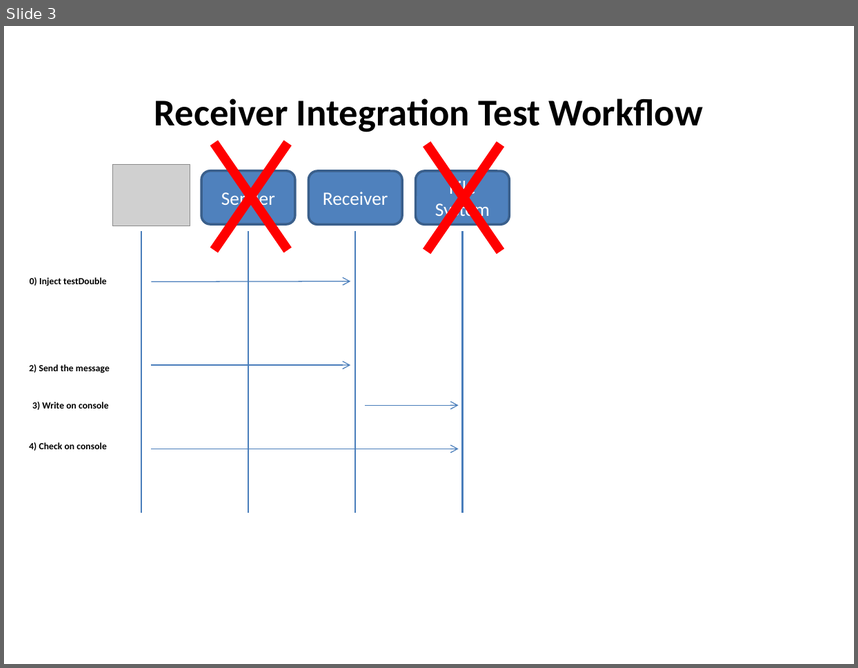
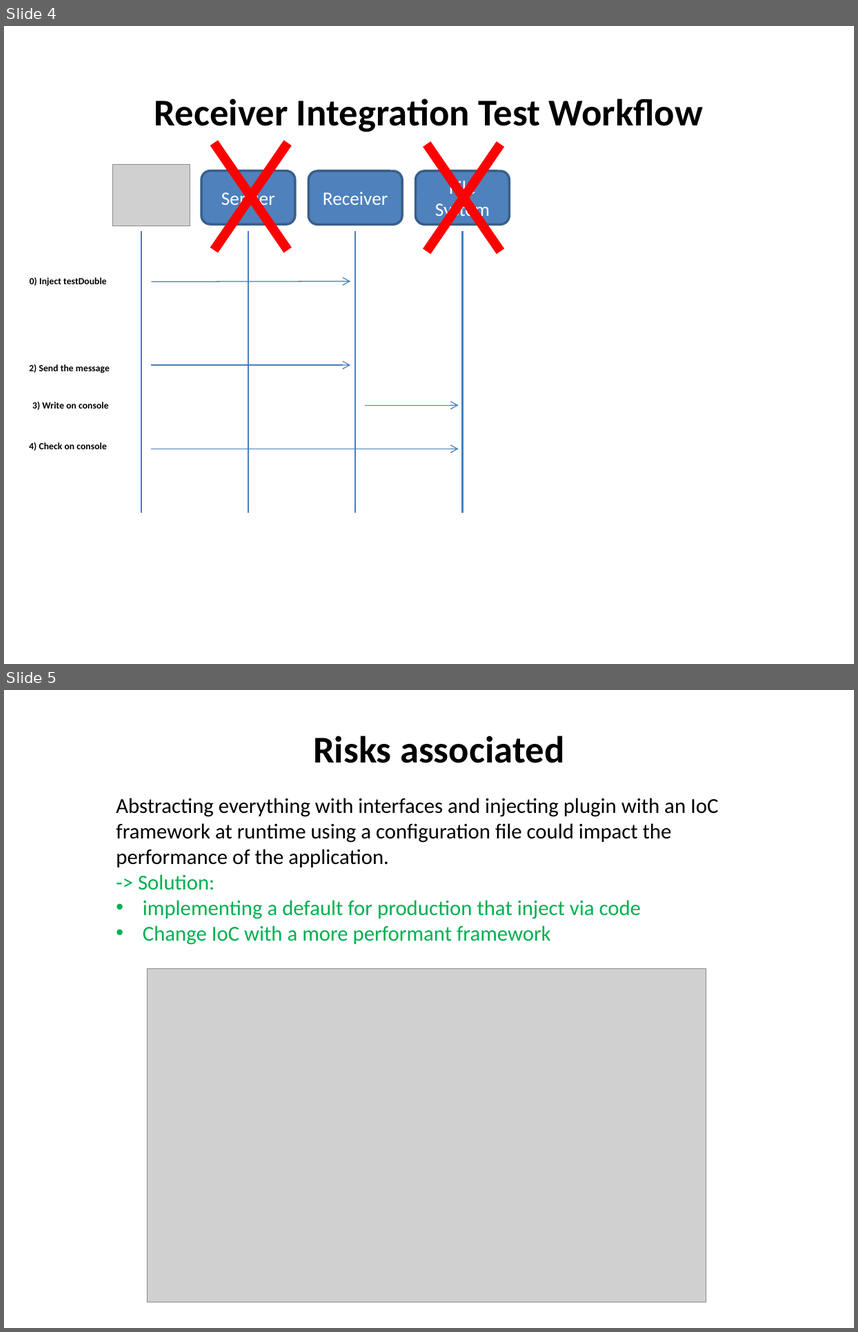
Before and after one commit to giorgifabio/NinjectRuntimeInjection, a slide deck: Doc/AppInfo.pptx. Shown one above the other, each under a label of ours: slide 3 before the commit, slides 4 and 5 after it. The pictures are 858x668 and 858x1332 pixels, drawn with LibreOffice and Linux fonts; fonts in the diff are those of the drawing; grey boxes stand for pictures. Boxes give left, top, right and bottom in pixels: in the first picture for what was removed or moved away, otherwise in the second. Text is boxed around its words. In the diff, an @@ line names an element or a change of style, - is before the commit and + after.

```diff
--- a/Doc/AppInfo.pptx
+++ b/Doc/AppInfo.pptx
@@ slide 5 added at box(4, 690, 854, 1328), background #FFFFFF @@
@@ text added at box(313, 736, 564, 763), 32 pt, text #000000, bold @@
+Risks associated
@@ text added at box(116, 798, 718, 945), 18 pt, text #000000 @@
+Abstracting everything with interfaces and injecting plugin with an IoC framework at runtime using a configuration file could impact the performance of the application.
+-> Solution:
+• implementing a default for production that inject via code
+• Change IoC with a more performant framework
@@ picture added at box(147, 969, 705, 1302) @@
@@ what was slide 3 is now slide 4 @@
```
Also in this commit, not shown: 1 other slide added.
